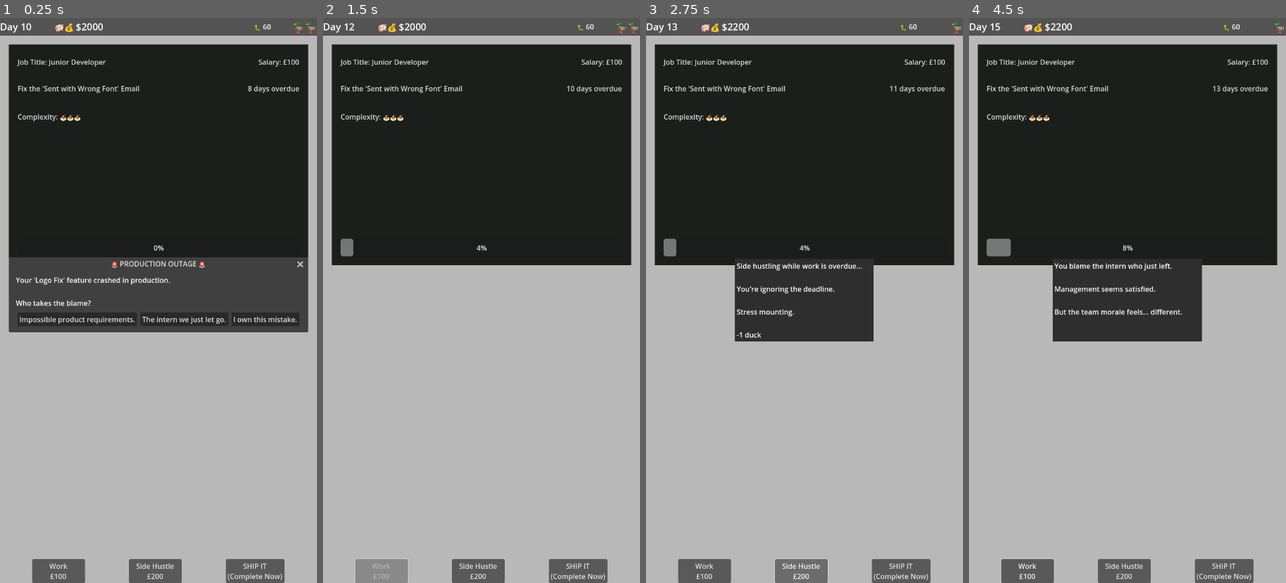
Above: before the commit, frames 1-4 (left to right).
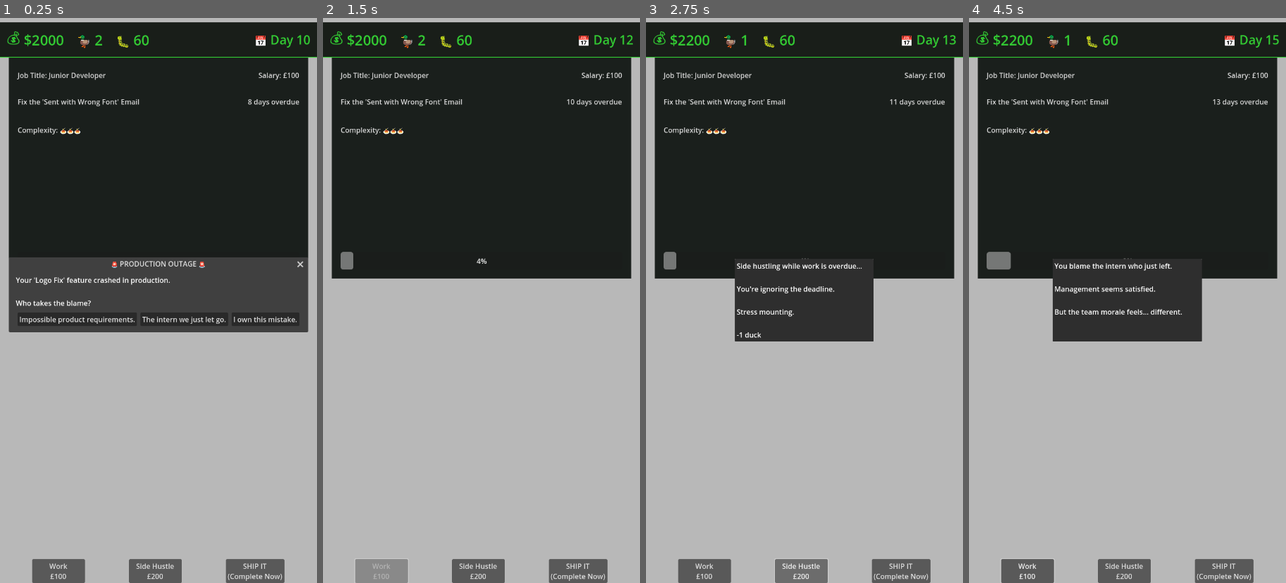
Above: after the commit, the same moments.

Repository: lmchoi/alt-f-this
Game: Godot game, scene res://scenes/game_ui.tscn
Same seed, same stepped clock (60 frames per second), same inputs: the game is played once before the commit and once after it.
Inputs:
- Up to frame 1 (0.25 s): no input
- Up to frame 2 (1.5 s): click "The intern we just let go." at 0.5 s; click "Work £100" at 1.25 s
- Up to frame 3 (2.75 s): click "Side Hustle £200" at 2 s
- Up to frame 4 (4.5 s): click "SHIP IT (Complete Now)" at 2.75 s; click "Work £100" at 3.5 s; click "The intern we just let go." at 4.25 s

The runs differ from the first frame. In frame 1, 6.3% of the frame differs, in the area x 0-100%, y 0-42%; in frame 2, 8.7%, in the area x 0-100%, y 0-47%; in frame 3, 7.6%; in frame 4, 7.7%.

Commit message:
Replace status bar with new top bar

Diff:
--- a/scenes/game_ui.gd
+++ b/scenes/game_ui.gd
@@ -1,13 +1,8 @@
 extends Node
 
-@onready var day_label := $"%DayLabel"
 @onready var work_button := $"%WorkButton" as ActionButton
 @onready var slack_button := $"%SlackButton" as ActionButton
 @onready var ship_it_button := $"%ShipItButton" as ActionButton
-@onready var money_label := $"%MoneyLabel" as MoneyLabel
-@onready var salary_label := $"%SalaryLabel"
-@onready var ducks_bar := $"%DucksBar"
-@onready var bugs_label := $"%BugsLabel"
 
 @onready var deadline_label := $"%DeadlineLabel"
 @onready var progress_bar := $"%ProgressBar"
@@ -16,10 +11,6 @@
 	work_button.pressed.connect(_on_work_button_pressed)
 	slack_button.pressed.connect(_on_slack_button_pressed)
 	ship_it_button.pressed.connect(_on_ship_it_button_pressed)
-	GameManager.money_changed.connect(money_label.update_amount)
-	GameManager.salary_changed.connect(_update_salary_label)
-	GameManager.ducks_changed.connect(_update_ducks_level)
-	GameManager.bugs_changed.connect(_update_bugs_label)
 	GameManager.event_occurred.connect(_on_event_occurred)
 	GameManager.missed_deadline.connect(_on_deadline_due)
 	GameManager.next_day.connect(_on_next_day)
@@ -56,15 +47,6 @@
 	else:
 		GameManager.ship_it()
 
-func _update_ducks_level(new_amount: int):
-	ducks_bar.current_ducks = new_amount
-
-func _update_salary_label(new_amount: int):
-	salary_label.text = "Salary: $" + str(new_amount)
-
-func _update_bugs_label(new_amount: int):
-	bugs_label.text = "🐛 " + str(new_amount)
-
 func _update_complexity_label(complexity: int):
 	# Spaghetti code indicator (more spaghetti = more complex)
 	var spaghetti = ""
@@ -100,11 +82,9 @@
 		deadline_label.text = "Due in " + str(days_left) + " days"
 
 func _on_next_day(nth_day: int):
-	day_label.text = "Day " + str(nth_day)
 	var days_left = GameManager.current_task.due_day - nth_day
 	_update_deadline_label(days_left)
 	progress_bar.value = GameManager.current_task.progress
-	ducks_bar.current_ducks = GameManager.ducks
 	GameManager.daily_updates()
 
 func _on_deadline_action(action: String):
--- a/scenes/game_ui.tscn
+++ b/scenes/game_ui.tscn
@@ -1,15 +1,11 @@
-[gd_scene load_steps=9 format=3 uid="uid://bkcqc3g6mk6ky"]
+[gd_scene load_steps=7 format=3 uid="uid://bkcqc3g6mk6ky"]
 
 [ext_resource type="Script" uid="uid://ccibd5kcuisnk" path="res://scenes/game_ui.gd" id="1_yubou"]
 [ext_resource type="Script" uid="uid://o4uecgfegpr2" path="res://scripts/ui/action_button.gd" id="2_rns2u"]
-[ext_resource type="Script" uid="uid://di3ejf3ytuwkn" path="res://scripts/ui/money_label.gd" id="2_u001w"]
-[ext_resource type="Script" uid="uid://choqtpta1a588" path="res://scripts/ui/progress_ducks.gd" id="3_bt76a"]
+[ext_resource type="PackedScene" path="res://scenes/top_bar.tscn" id="2_topbar"]
 [ext_resource type="PackedScene" uid="uid://b5nqygpy3h33x" path="res://scenes/event_popup.tscn" id="4_u2dgd"]
 [ext_resource type="Script" uid="uid://c6kb37pd6cpiu" path="res://scenes/deadline_dialog.gd" id="6_djwj0"]
 [ext_resource type="Script" uid="uid://57tvoy16rd5j" path="res://scenes/outage_dialog.gd" id="7_e0pfi"]
-
-[sub_resource type="StyleBoxFlat" id="StyleBoxFlat_u2dgd"]
-bg_color = Color(0.324219, 0.324219, 0.324219, 1)
 
 [node name="GameUI" type="CanvasLayer"]
 script = ExtResource("1_yubou")
@@ -26,58 +22,13 @@
 anchors_preset = 15
 anchor_right = 1.0
 anchor_bottom = 1.0
+offset_top = 10.0
 grow_horizontal = 2
 grow_vertical = 2
-theme_override_constants/separation = 20
+theme_override_constants/separation = 0
 
-[node name="StatusBar" type="PanelContainer" parent="VBoxContainer"]
-custom_minimum_size = Vector2(0, 40)
+[node name="TopBar" parent="VBoxContainer" instance=ExtResource("2_topbar")]
 layout_mode = 2
-theme_override_styles/panel = SubResource("StyleBoxFlat_u2dgd")
-
-[node name="HBoxContainer" type="HBoxContainer" parent="VBoxContainer/StatusBar"]
-layout_mode = 2
-
-[node name="DayLabel" type="Label" parent="VBoxContainer/StatusBar/HBoxContainer"]
-unique_name_in_owner = true
-custom_minimum_size = Vector2(120, 0)
-layout_mode = 2
-size_flags_horizontal = 0
-theme_override_font_sizes/font_size = 22
-text = "Day 1"
-
-[node name="BankLabel" type="Label" parent="VBoxContainer/StatusBar/HBoxContainer"]
-unique_name_in_owner = true
-layout_mode = 2
-theme_override_font_sizes/font_size = 22
-text = "🐖💰"
-script = ExtResource("2_u001w")
-metadata/_custom_type_script = "uid://di3ejf3ytuwkn"
-
-[node name="MoneyLabel" type="Label" parent="VBoxContainer/StatusBar/HBoxContainer"]
-unique_name_in_owner = true
-layout_mode = 2
-size_flags_horizontal = 3
-theme_override_font_sizes/font_size = 22
-text = "0"
-script = ExtResource("2_u001w")
-metadata/_custom_type_script = "uid://di3ejf3ytuwkn"
-
-[node name="BugsLabel" type="Label" parent="VBoxContainer/StatusBar/HBoxContainer"]
-unique_name_in_owner = true
-layout_mode = 2
-text = "🐛 0"
-
-[node name="DucksBar" type="Label" parent="VBoxContainer/StatusBar/HBoxContainer"]
-unique_name_in_owner = true
-custom_minimum_size = Vector2(100, 40)
-layout_mode = 2
-size_flags_horizontal = 8
-size_flags_vertical = 1
-theme_override_font_sizes/font_size = 28
-horizontal_alignment = 2
-vertical_alignment = 1
-script = ExtResource("3_bt76a")
 
 [node name="MarginContainer" type="MarginContainer" parent="VBoxContainer"]
 layout_mode = 2
--- /dev/null
+++ b/scenes/top_bar.gd
@@ -0,0 +1,30 @@
+extends PanelContainer
+
+@onready var money_value := $"%MoneyValue"
+@onready var ducks_value := $"%DucksValue"
+@onready var bugs_value := $"%BugsValue"
+@onready var day_value := $"%DayValue"
+
+func _ready():
+	GameManager.money_changed.connect(_update_money)
+	GameManager.ducks_changed.connect(_update_ducks)
+	GameManager.bugs_changed.connect(_update_bugs)
+	GameManager.next_day.connect(_update_day)
+
+	# Initialize with current values
+	_update_money(GameManager.money)
+	_update_ducks(GameManager.ducks)
+	_update_bugs(GameManager.bugs)
+	_update_day(GameManager.day)
+
+func _update_money(amount: int):
+	money_value.text = "$" + str(amount)
+
+func _update_ducks(amount: int):
+	ducks_value.text = str(amount)
+
+func _update_bugs(amount: int):
+	bugs_value.text = str(amount)
+
+func _update_day(day: int):
+	day_value.text = "Day " + str(day)
--- /dev/null
+++ b/scenes/top_bar.tscn
@@ -0,0 +1,95 @@
+[gd_scene load_steps=3 format=3 uid="uid://bvq8yh3xqw7ej"]
+
+[ext_resource type="Script" path="res://scenes/top_bar.gd" id="1_topbar"]
+
+[sub_resource type="StyleBoxFlat" id="StyleBoxFlat_top_bar"]
+bg_color = Color(0.1, 0.12, 0.1, 1)
+border_width_bottom = 2
+border_color = Color(0.2, 0.8, 0.2, 1)
+content_margin_left = 15.0
+content_margin_top = 12.0
+content_margin_right = 15.0
+content_margin_bottom = 12.0
+
+[node name="TopBar" type="PanelContainer"]
+custom_minimum_size = Vector2(0, 80)
+offset_right = 720.0
+offset_bottom = 80.0
+theme_override_styles/panel = SubResource("StyleBoxFlat_top_bar")
+script = ExtResource("1_topbar")
+
+[node name="HBoxContainer" type="HBoxContainer" parent="."]
+layout_mode = 2
+theme_override_constants/separation = 30
+
+[node name="MoneyContainer" type="HBoxContainer" parent="HBoxContainer"]
+layout_mode = 2
+theme_override_constants/separation = 8
+
+[node name="MoneyIcon" type="Label" parent="HBoxContainer/MoneyContainer"]
+layout_mode = 2
+theme_override_colors/font_color = Color(0.2, 0.8, 0.2, 1)
+theme_override_font_sizes/font_size = 32
+text = "💰"
+
+[node name="MoneyValue" type="Label" parent="HBoxContainer/MoneyContainer"]
+unique_name_in_owner = true
+layout_mode = 2
+theme_override_colors/font_color = Color(0.2, 0.8, 0.2, 1)
+theme_override_font_sizes/font_size = 32
+text = "$0"
+
+[node name="DucksContainer" type="HBoxContainer" parent="HBoxContainer"]
+layout_mode = 2
+theme_override_constants/separation = 8
+
+[node name="DucksIcon" type="Label" parent="HBoxContainer/DucksContainer"]
+layout_mode = 2
+theme_override_colors/font_color = Color(0.2, 0.8, 0.2, 1)
+theme_override_font_sizes/font_size = 32
+text = "🦆"
+
+[node name="DucksValue" type="Label" parent="HBoxContainer/DucksContainer"]
+unique_name_in_owner = true
+layout_mode = 2
+theme_override_colors/font_color = Color(0.2, 0.8, 0.2, 1)
+theme_override_font_sizes/font_size = 32
+text = "2"
+
+[node name="BugsContainer" type="HBoxContainer" parent="HBoxContainer"]
+layout_mode = 2
+theme_override_constants/separation = 8
+
+[node name="BugsIcon" type="Label" parent="HBoxContainer/BugsContainer"]
+layout_mode = 2
+theme_override_colors/font_color = Color(0.2, 0.8, 0.2, 1)
+theme_override_font_sizes/font_size = 32
+text = "🐛"
+
+[node name="BugsValue" type="Label" parent="HBoxContainer/BugsContainer"]
+unique_name_in_owner = true
+layout_mode = 2
+theme_override_colors/font_color = Color(0.2, 0.8, 0.2, 1)
+theme_override_font_sizes/font_size = 32
+text = "0"
+
+[node name="Spacer" type="Control" parent="HBoxContainer"]
+layout_mode = 2
+size_flags_horizontal = 3
+
+[node name="DayContainer" type="HBoxContainer" parent="HBoxContainer"]
+layout_mode = 2
+theme_override_constants/separation = 8
+
+[node name="DayIcon" type="Label" parent="HBoxContainer/DayContainer"]
+layout_mode = 2
+theme_override_colors/font_color = Color(0.2, 0.8, 0.2, 1)
+theme_override_font_sizes/font_size = 28
+text = "📅"
+
+[node name="DayValue" type="Label" parent="HBoxContainer/DayContainer"]
+unique_name_in_owner = true
+layout_mode = 2
+theme_override_colors/font_color = Color(0.2, 0.8, 0.2, 1)
+theme_override_font_sizes/font_size = 28
+text = "Day 1"
Not shown, added: scenes/top_bar.gd.uid
